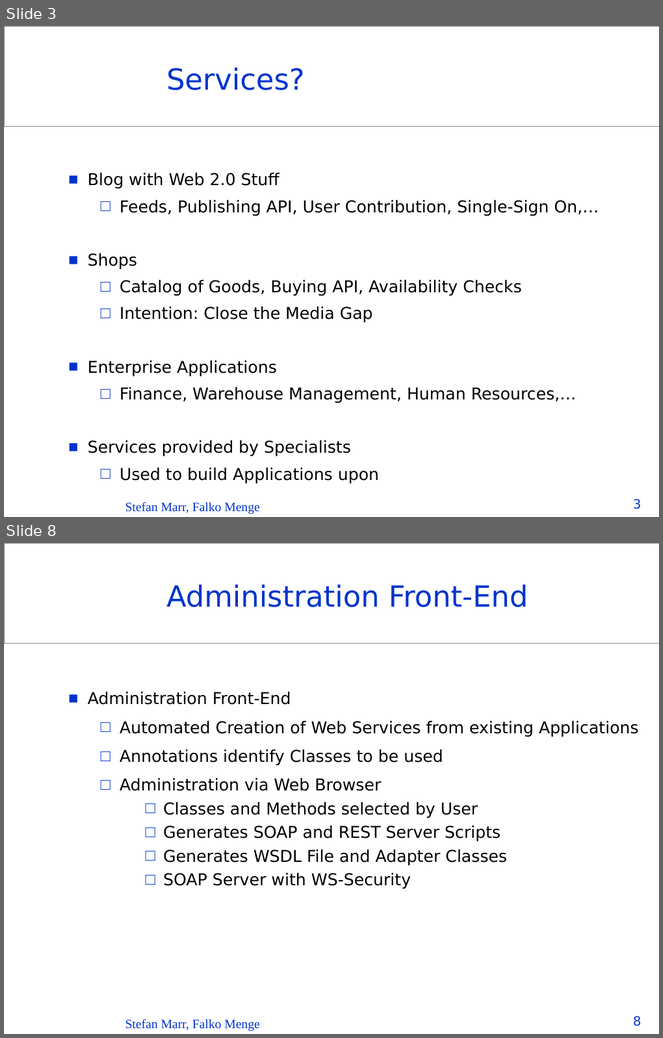
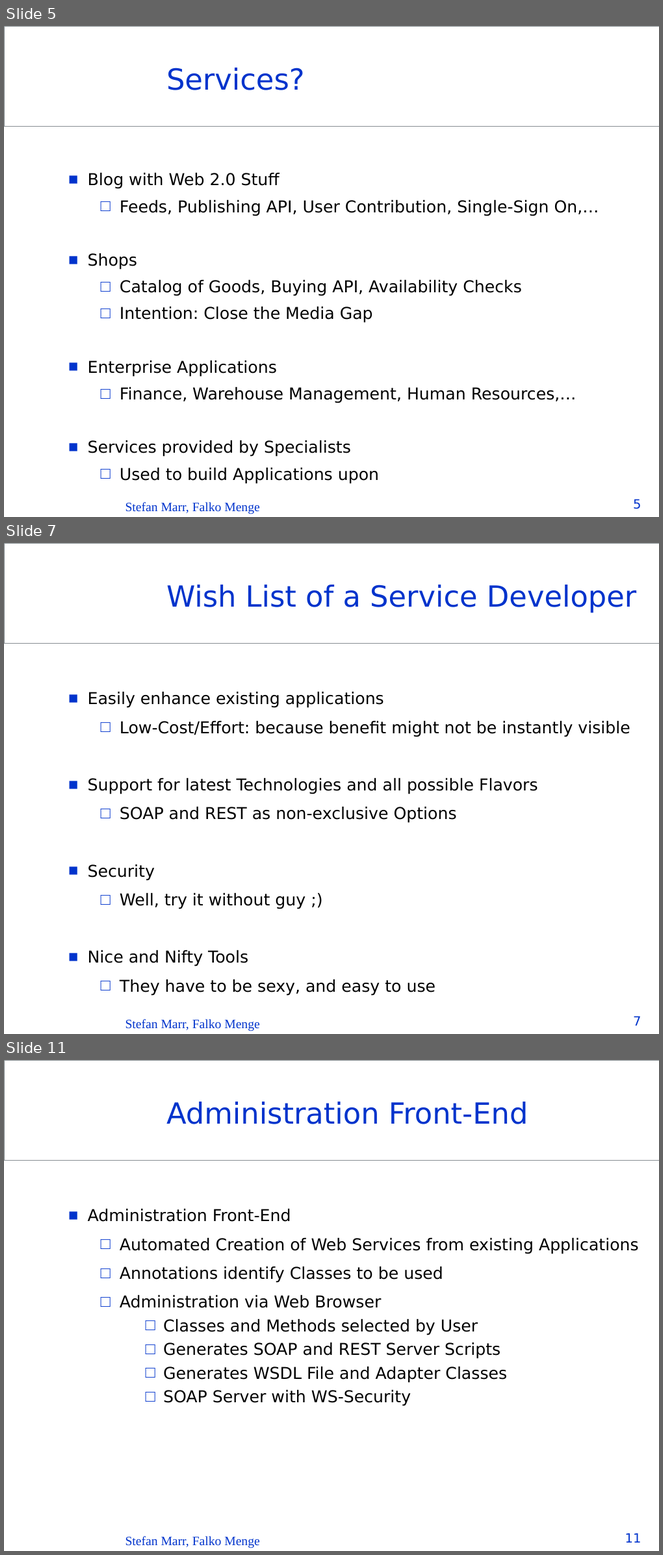
Before and after one commit to Seb35/InstantSVC, a slide deck: doc/presentations/InstantSVC - FrOSCon 2007.ppt. Shown one above the other, each under a label of ours: slides 3 and 8 before the commit, slides 5, 7 and 11 after it; the slides between them are not shown. The pictures are 663x1038 and 663x1555 pixels, drawn with LibreOffice and Linux fonts; fonts in the diff are those of the drawing; background and template pictures are left out. Boxes give left, top, right and bottom in pixels: in the first picture for what was removed or moved away, otherwise in the second. Text is boxed around its words. In the diff, an @@ line names an element or a change of style, - is before the commit and + after.

```diff
--- a/doc/presentations/InstantSVC - FrOSCon 2007.ppt
+++ b/doc/presentations/InstantSVC - FrOSCon 2007.ppt
@@ slide 7 added at (4,543,659,1034), background #FFFFFF; not listed: 1 template element that a slide beside it also shows @@
@@ title added at (166,585,636,613), 32 pt, text #0033CC @@
+Wish List of a Service Developer
@@ text added at (88,692,630,996), 18 pt, text #000000 @@
+  ■ Easily enhance existing applications
+    □ Low-Cost/Effort: because benefit might not be instantly visible
+  ■ Support for latest Technologies and all possible Flavors
+    □ SOAP and REST as non-exclusive Options
+  ■ Security
+    □ Well, try it without guy ;)
+  ■ Nice and Nifty Tools
+    □ They have to be sexy, and easy to use
@@ text added at (126,1019,259,1032), 14 pt, text #0033CC @@
+Stefan Marr, Falko Menge
@@ page number added at (633,1016,641,1026), 14 pt, text #0033CC @@
+7
@@ what was slide 3 is now slide 5 @@
@@ page number at (633,499,641,510): text changed @@
-3
+5
@@ what was slide 8 is now slide 11 @@
@@ page number at (625,1533,642,1543): text changed @@
-8
+11
```
Also in this commit, not shown: 5 slides changed, 4 other slides added, 1 other file.
